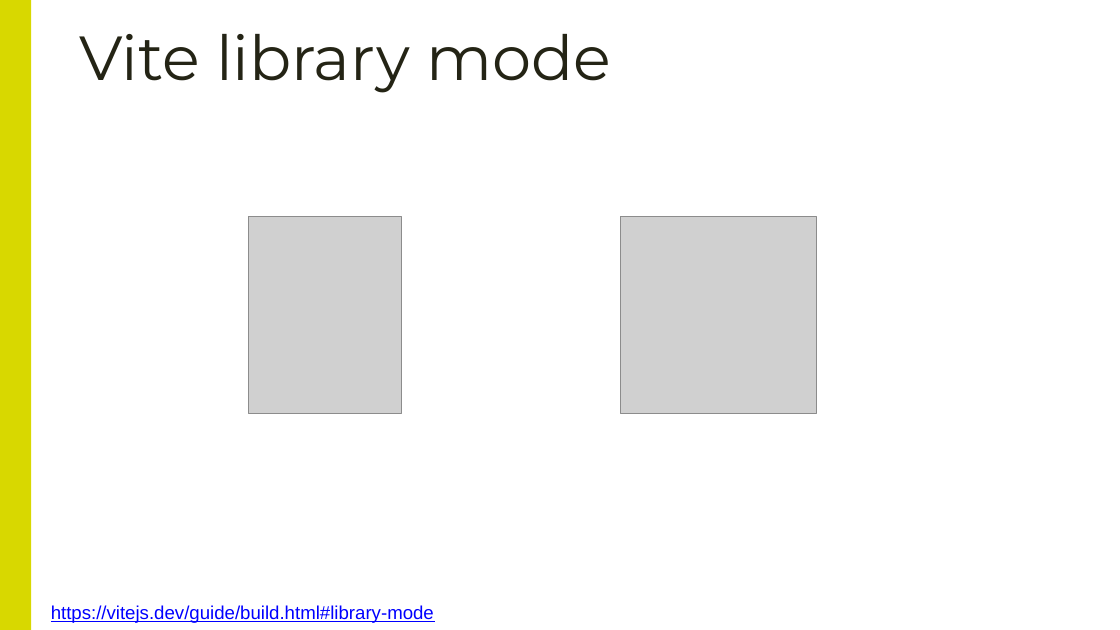
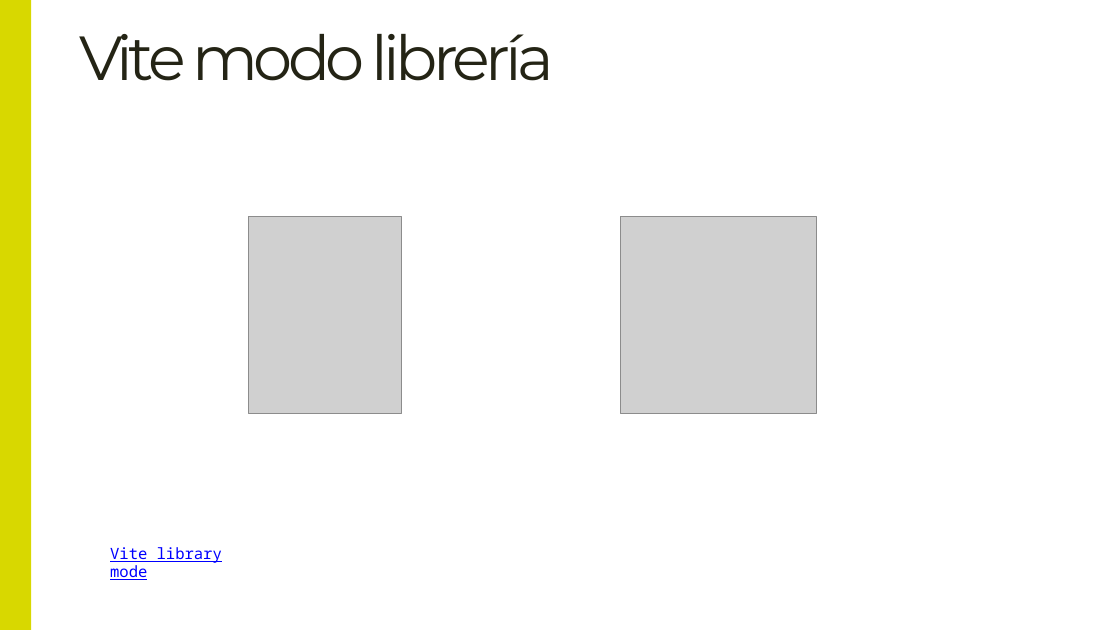
Before and after one commit to Lemoncode/master-frontend-lemoncode, a slide deck: slide 9 of 03-bundling/07-vite-lib/00-teoría/Creando librerías con Vite.pptx. Drawn at 1120x630 pixels with LibreOffice and Linux fonts; fonts in the diff are those of the drawing; grey boxes stand for pictures. Boxes give left, top, right and bottom in pixels: in the first picture for what was removed or moved away, otherwise in the second. Text is boxed around its words. In the diff, an @@ line names an element or a change of style, - is before the commit and + after.

Commit message:
update vite lib intro

```diff
--- a/03-bundling/07-vite-lib/00-teoría/Creando librerías con Vite.pptx
+++ b/03-bundling/07-vite-lib/00-teoría/Creando librerías con Vite.pptx
@@ text added at (79,34,554,81), 40 pt, text #242415 @@
+Vite modo librería
@@ text "Vite library mode": place and size @@
-text "Vite library mode" at (79,34,611,93)
+text "Vite library mode" at (110,547,222,580)
@@ text "Vite library mode" at (110,547,222,580): size 40 to 10 pt, font Montserrat to Noto Sans Mono, text colour #242415 to #0000FF, underline on; vertical alignment bottom to middle @@
@@ text removed at (51,605,434,623) @@
-https://vitejs.dev/guide/build.html#library-mode
```
Also in this commit, not shown: 7 other slides changed, 3 slides added, 3 slides removed, 1 other file.
